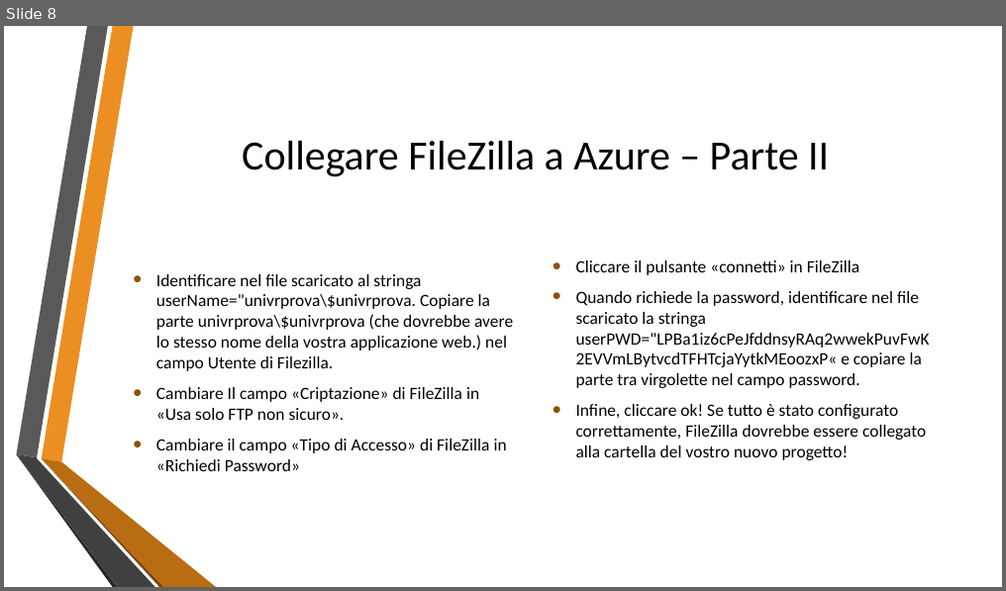
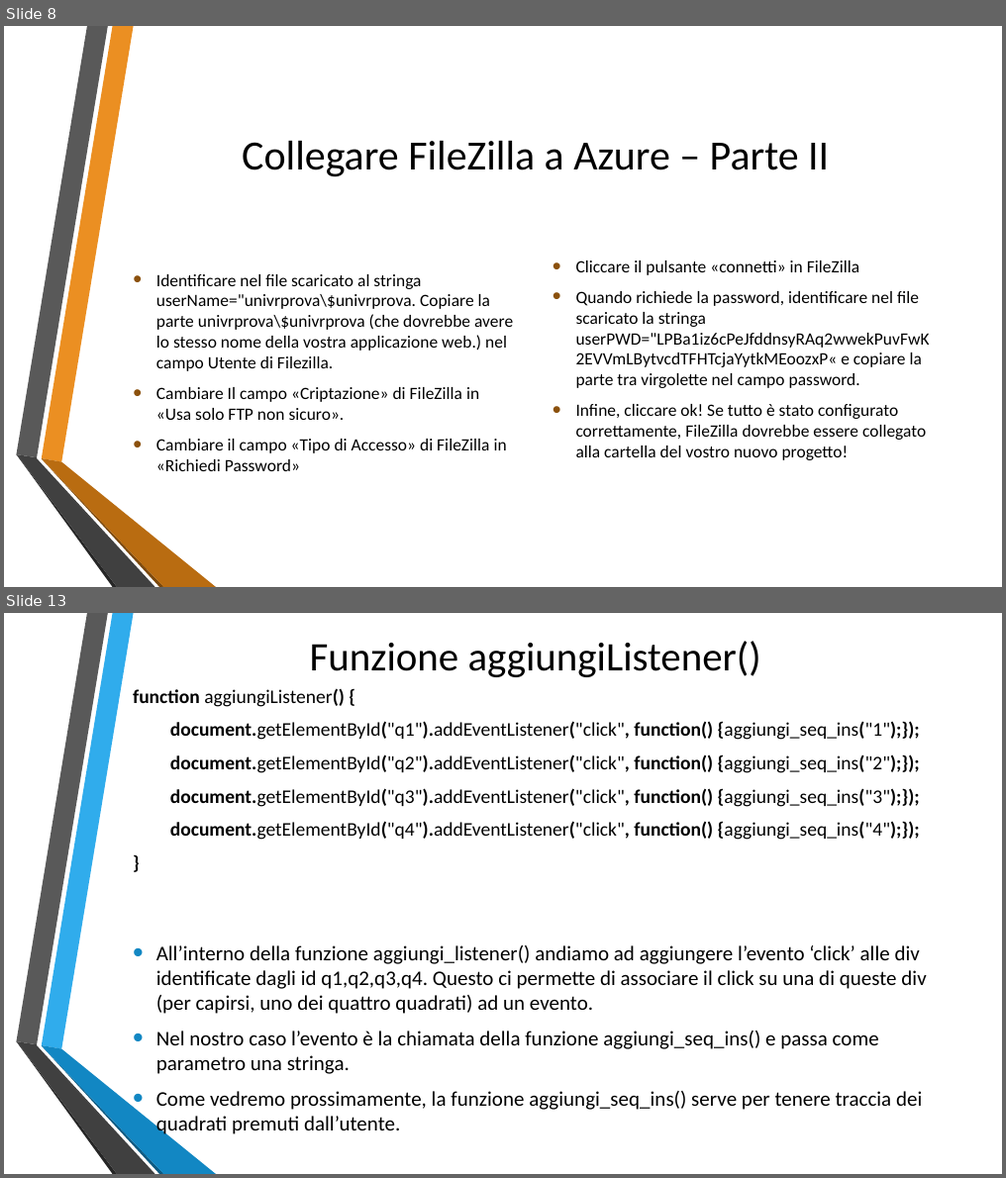
Before and after one commit to lpleo/galileiWebApp, a slide deck: Slide/Presentazione_Evento.pptx. Shown one above the other, each under a label of ours: slide 8 before the commit, slides 8 and 13 after it; the slides between them are not shown. The pictures are 1006x591 and 1006x1178 pixels, drawn with LibreOffice and Linux fonts; fonts in the diff are those of the drawing; background and template pictures are left out. Boxes give left, top, right and bottom in pixels: in the first picture for what was removed or moved away, otherwise in the second. Text is boxed around its words. In the diff, an @@ line names an element or a change of style, - is before the commit and + after.

```diff
--- a/Slide/Presentazione_Evento.pptx
+++ b/Slide/Presentazione_Evento.pptx
@@ slide 13 added at (4, 613, 1002, 1174), background picture (left out); not listed: 3 template elements that a slide beside it also shows @@
@@ freeform shape added at (42, 613, 134, 1050), fill #30ACEC @@
@@ text added at (310, 641, 761, 677), 39 pt, text #000000 @@
+Funzione aggiungiListener()
@@ text added at (133, 688, 920, 840), 18.6 pt, text #000000 @@
+function aggiungiListener() {
+document.getElementById("q1").addEventListener("click", function() {aggiungi_seq_ins("1");});
+document.getElementById("q2").addEventListener("click", function() {aggiungi_seq_ins("2");});
+document.getElementById("q3").addEventListener("click", function() {aggiungi_seq_ins("3");});
+document.getElementById("q4").addEventListener("click", function() {aggiungi_seq_ins("4");});
+}
@@ text added at (156, 946, 926, 1137), 20 pt, text #000000 @@
+• All’interno della funzione aggiungi_listener() andiamo ad aggiungere l’evento ‘click’ alle div identificate dagli id q1,q2,q3,q4. Questo ci permette di associare il click su una di queste div (per capirsi, uno dei quattro quadrati) ad un evento.
+• Nel nostro caso l’evento è la chiamata della funzione aggiungi_seq_ins() e passa come parametro una stringa.
+• Come vedremo prossimamente, la funzione aggiungi_seq_ins() serve per tenere traccia dei quadrati premuti dall’utente.
@@ freeform shape added at (42, 1047, 164, 1174), fill #0C5A82 @@
@@ freeform shape added at (42, 1046, 216, 1174), fill #1287C3 @@
```
Also in this commit, not shown: 2 slides changed, 13 other slides added.
